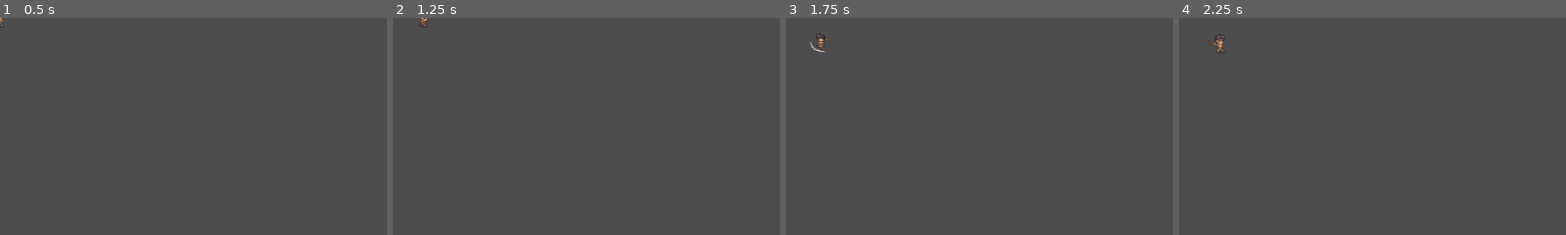
Above: before the commit, frames 1-4 (left to right).
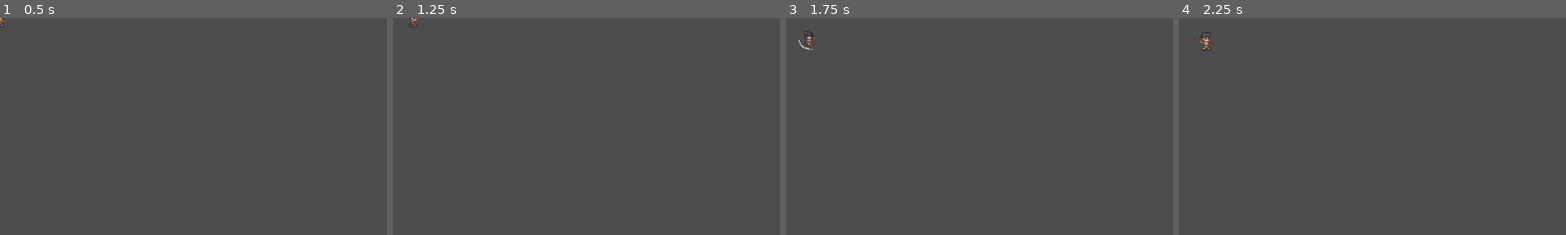
Above: after the commit, the same moments.

Repository: ethanloinguyen/Blade-of-Oneiros
Game: Godot game, scene res://world.tscn
Two runs of this game, one before a commit and one after it. Both use one fixed random seed, a clock stepped at 60 frames per second and the inputs below.
Inputs (mouse positions are % of the whole screen's width and height, from its top left):
- Up to frame 1 (0.5 s): no input
- Up to frame 2 (1.25 s): tap Enter at 0.5 s; move the mouse to (72, 45) at 0.52 s; hold D (ui_right) from 0.53 s (still down); hold Shift (run) from 0.53 s (still down); click (72, 45) at 0.6 s
- Up to frame 3 (1.75 s): tap Space at 1.25 s; move the mouse to (30, 55) at 1.27 s; release D (ui_right) at 1.28 s; release Shift (run) at 1.28 s; hold S (ui_down) from 1.28 s (still down); tap Shift (run) at 1.35 s; click (30, 55) at 1.55 s
- Up to frame 4 (2.25 s): tap Enter at 2 s; move the mouse to (60, 28) at 2.02 s; release S (ui_down) at 2.03 s; hold D (ui_right) from 2.03 s (still down); hold Shift (run) from 2.03 s (still down); click (60, 28) at 2.1 s
The pictures show only the part of the screen within x 0-50%, y 0-50%; the shares and areas given below are measured in that part.

Frame 1 is identical in both runs. In frame 2, 0.1% of the frame differs, in the area x 4-9%, y 0-4%; in frame 3, 0.3%, in the area x 3-11%, y 5-16%; in frame 4, 0.2%.

Commit message:
Fix diagonal velocity

Diff:
--- /dev/null
+++ b/Blade-of-Oneiros/scripts/Commands/Swordsman/move_command.gd
@@ -0,0 +1,27 @@
+class_name MoveCommand
+extends Command
+
+
+func execute(character: Character) -> Status:
+	if Input.is_action_pressed("run"):
+		character.running = true
+	else:
+		character.running = false
+
+	if Input.is_action_pressed("ui_up"):
+		character.change_facing(Character.Facing.UP)
+	if Input.is_action_pressed("ui_down"):
+		character.change_facing(Character.Facing.DOWN)
+	if Input.is_action_pressed("ui_left"):
+		character.change_facing(Character.Facing.LEFT)
+	if Input.is_action_pressed("ui_right"):
+		character.change_facing(Character.Facing.RIGHT)
+
+	character.velocity.x += character.direction.x * character.move_speed
+	character.velocity.y += character.direction.y * character.move_speed
+
+	if character.running:
+		character.play_animation("run")
+	else:
+		character.play_animation("walk")
+	return Status.DONE
--- a/Blade-of-Oneiros/scripts/Commands/Swordsman/move_down_command.gd
+++ /dev/null
@@ -1,13 +0,0 @@
-class_name MoveDownCommand
-extends Command
-
-
-func execute(character: Character) -> Status:
-	if character.running:
-		character.velocity.y += character.run_speed
-	else:
-		character.velocity.y += character.move_speed
-
-	character.change_facing(Character.Facing.DOWN)
-	#character.play_animation("walk")
-	return Status.DONE
--- a/Blade-of-Oneiros/scripts/Commands/Swordsman/move_left_command.gd
+++ /dev/null
@@ -1,13 +0,0 @@
-class_name MoveLeftCommand
-extends Command
-
-
-func execute(character: Character) -> Status:
-	if character.running:
-		character.velocity.x -= character.run_speed
-	else:
-		character.velocity.x -= character.move_speed
-
-	character.change_facing(Character.Facing.LEFT)
-	#character.play_animation("walk")
-	return Status.DONE
--- a/Blade-of-Oneiros/scripts/Commands/Swordsman/move_right_command.gd
+++ /dev/null
@@ -1,13 +0,0 @@
-class_name MoveRightCommand
-extends Command
-
-
-func execute(character: Character) -> Status:
-	if character.running:
-		character.velocity.x += character.run_speed
-	else:
-		character.velocity.x += character.move_speed
-
-	character.change_facing(Character.Facing.RIGHT)
-	#character.play_animation("walk")
-	return Status.DONE
--- a/Blade-of-Oneiros/scripts/Commands/Swordsman/move_up_command.gd
+++ /dev/null
@@ -1,13 +0,0 @@
-class_name MoveUpCommand
-extends Command
-
-
-func execute(character: Character) -> Status:
-	if character.running:
-		character.velocity.y -= character.run_speed
-	else:
-		character.velocity.y -= character.move_speed
-
-	character.change_facing(Character.Facing.UP)
-	#character.play_animation("walk")
-	return Status.DONE
--- a/Blade-of-Oneiros/scripts/character.gd
+++ b/Blade-of-Oneiros/scripts/character.gd
@@ -10,6 +10,7 @@
 # --- Facing and state ---
 enum Facing { UP, DOWN, LEFT, RIGHT }
 var facing: Facing = Facing.DOWN
+var direction: Vector2 = Vector2.ZERO
 var current_state: String = "idle"
 var attacking: bool = false
 var running: bool = false
--- a/Blade-of-Oneiros/scripts/player.gd
+++ b/Blade-of-Oneiros/scripts/player.gd
@@ -1,10 +1,7 @@
 class_name Player
 extends Character
 
-var up_cmd: Command
-var down_cmd: Command
-var left_cmd: Command
-var right_cmd: Command
+var move_cmd: Command
 var attack_cmd: Command
 var idle_cmd: Command
 
@@ -22,54 +19,31 @@
 		return
 
 	# Get player input direction
-	var dir = Vector2(
+	direction = Vector2(
 		Input.get_action_strength("ui_right") - Input.get_action_strength("ui_left"),
 		Input.get_action_strength("ui_down") - Input.get_action_strength("ui_up")
 	)
 
 	# Normalize diagonal movement speed
-	if dir.length() > 1:
-		dir = dir.normalized()
+	if direction.length() > 1:
+		direction = direction.normalized()
 
 	# Reset velocity every frame
 	velocity = Vector2.ZERO
 
 	# If player input direction is not 0 execute
 	# appropriate movement command, if 0, execute idle
-	if dir != Vector2.ZERO:
-		if Input.is_action_pressed("run"):
-			running = true
-		else:
-			running = false
-
-		if abs(dir.x) > 0:
-			if dir.x > 0:
-				right_cmd.execute(self)
-			else:
-				left_cmd.execute(self)
-		if abs(dir.y) > 0:
-			if dir.y > 0:
-				down_cmd.execute(self)
-			else:
-				up_cmd.execute(self)
-
-		if running:
-			play_animation("run")
-		else:
-			play_animation("walk")
+	if direction:
+		move_cmd.execute(self)
 	else:
 		idle_cmd.execute(self)
-		play_animation("idle")
 
 	super(delta)
 
 	_manage_animation_tree_state()
 
 func bind_commands() -> void:
-	up_cmd = MoveUpCommand.new()
-	down_cmd = MoveDownCommand.new()
-	left_cmd = MoveLeftCommand.new()
-	right_cmd = MoveRightCommand.new()
+	move_cmd = MoveCommand.new()
 	attack_cmd = AttackCommand.new()
 	idle_cmd = IdleCommand.new()
 
Not shown, added: Blade-of-Oneiros/scripts/Commands/Swordsman/move_command.gd.uid
Not shown, removed: Blade-of-Oneiros/scripts/Commands/Swordsman/move_down_command.gd.uid
Not shown, removed: Blade-of-Oneiros/scripts/Commands/Swordsman/move_left_command.gd.uid
Not shown, removed: Blade-of-Oneiros/scripts/Commands/Swordsman/move_right_command.gd.uid
Not shown, removed: Blade-of-Oneiros/scripts/Commands/Swordsman/move_up_command.gd.uid
